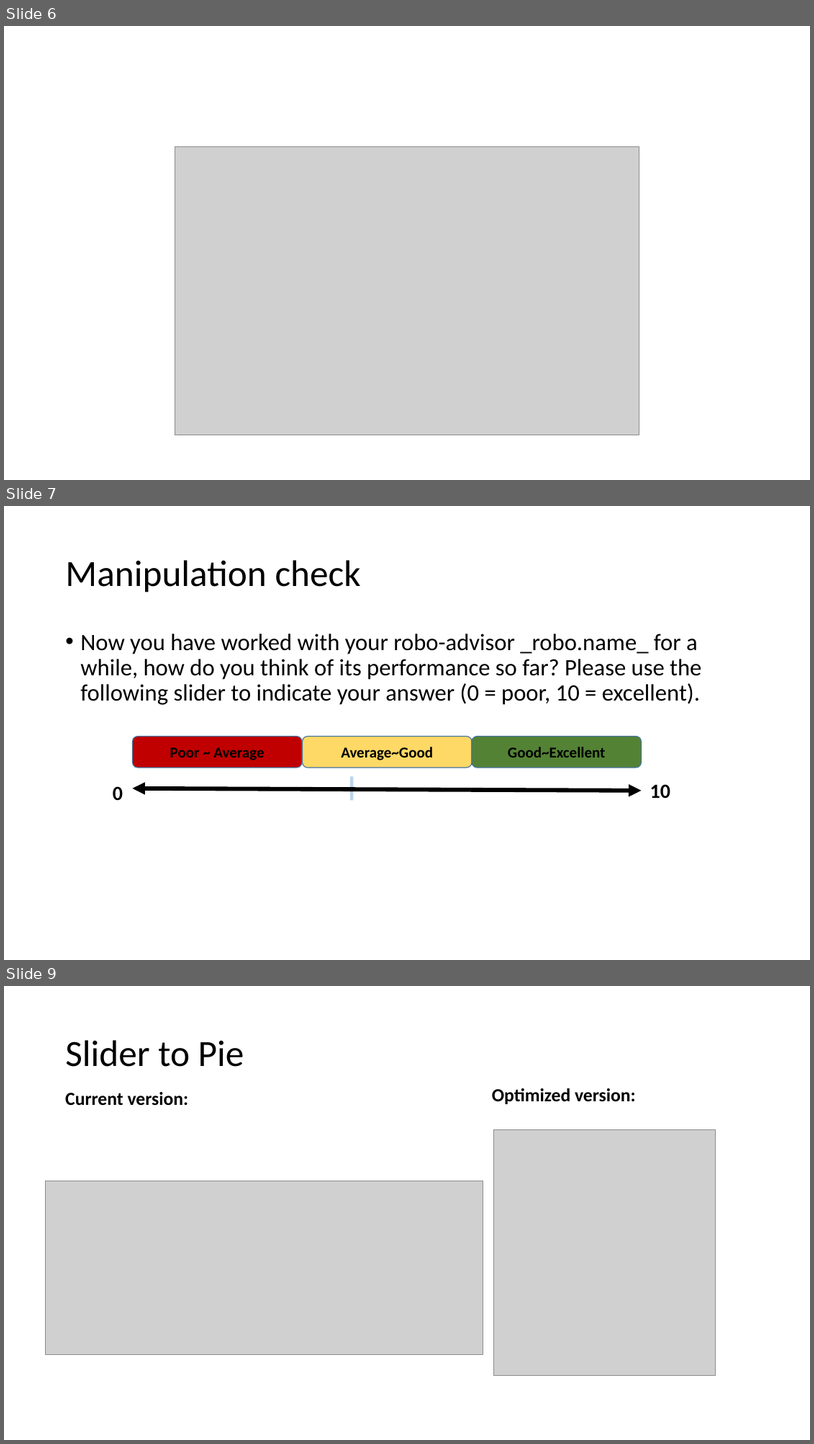
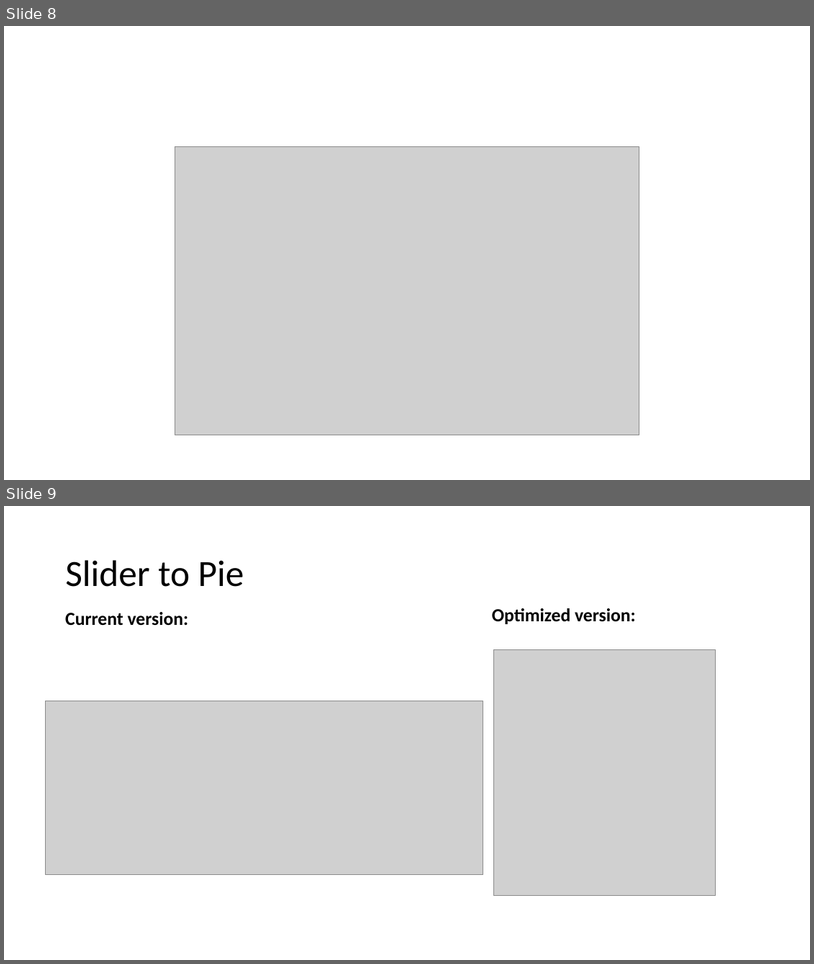
Before and after one commit to ZWLori/robo-advisor, a slide deck: images/Robo-advisor design materials.pptx. Shown one above the other, each under a label of ours: slides 6, 7 and 9 before the commit, slides 8 and 9 after it; the slides between them are not shown. The pictures are 814x1444 and 814x964 pixels, drawn with LibreOffice and Linux fonts; fonts in the diff are those of the drawing; grey boxes stand for pictures. Boxes give left, top, right and bottom in pixels: in the first picture for what was removed or moved away, otherwise in the second. Text is boxed around its words. In the diff, an @@ line names an element or a change of style, - is before the commit and + after.

```diff
--- a/images/Robo-advisor design materials.pptx
+++ b/images/Robo-advisor design materials.pptx
@@ slide 7 removed at [4,506,810,960], background #FFFFFF @@
@@ title removed at [65,560,361,592] @@
-Manipulation check
@@ text removed at [80,633,702,705] @@
-• Now you have worked with your robo-advisor _robo.name_ for a while, how do you think of its performance so far? Please use the following slider to indicate your answer (0 = poor, 10 = excellent).
@@ text removed at [113,786,123,800] @@
-0
@@ text removed at [651,784,671,798] @@
-10
@@ group removed at [132,736,642,800]: 3 rounded rectangles, 1 line, 1 double arrow @@
-Poor ~ Average
-Average~Good
-Good~Excellent
@@ what was slide 6 is now slide 8 @@
```
Also in this commit, not shown: 1 slide changed, 2 slides added, 1 other slide removed.
